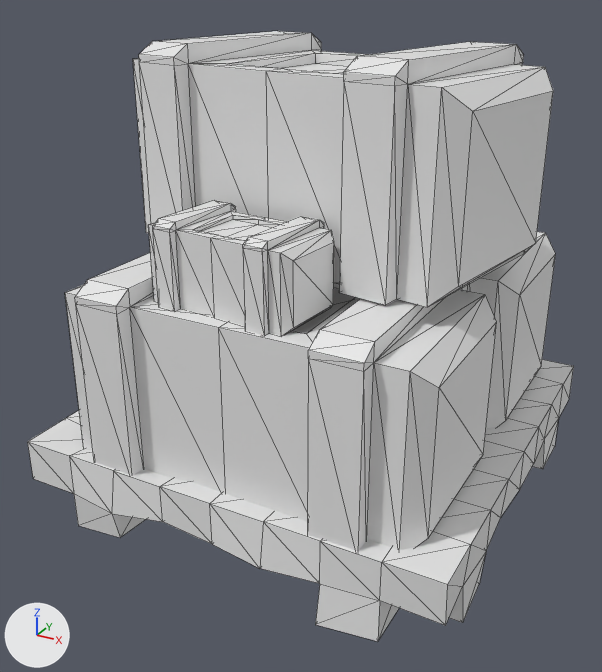
What one commit did to the glTF model models/gunpowder_box.glb.
Before and after are seen from a 50 mm camera at (0.793, -1.558, 0.61) aimed at (-0.021, -0.078, -0.13). The lights are fixed; the arrows at lower left show +X, +Y and +Z. Mesh edges are drawn as thin lines. Where no turn or scale is listed for an object, it has been applied to the vertices.

Before the edit, the objects in view are built like this:
```python
me_cube = bpy.data.meshes.new('Cube')
me_cube.from_pydata(...)  # 80 vertices, 156 faces; spans x -0.393..0.409, y -0.456..0.009, z -0.5..-0.092
me_cube_004 = bpy.data.meshes.new('Cube.004')
me_cube_004.from_pydata(...)  # 218 vertices, 432 faces; spans x -0.482..0.475, y -0.492..0.475, z -0.499..-0.302
me_cube_009 = bpy.data.meshes.new('Cube.009')
me_cube_009.from_pydata(...)  # 80 vertices, 156 faces; spans x -0.393..0.409, y -0.456..0.009, z -0.5..-0.092
me_cube_010 = bpy.data.meshes.new('Cube.010')
me_cube_010.from_pydata(...)  # 80 vertices, 156 faces; spans x -0.414..0.43, y -0.509..0.051, z -0.5..-0.092
me_cube_011 = bpy.data.meshes.new('Cube.011')
me_cube_011.from_pydata(...)  # 80 vertices, 156 faces; spans x -0.159..0.181, y -0.2..0.013, z -0.206..-0.038
ob_cube_001 = bpy.data.objects.new('Cube.001', me_cube_011)
ob_cube_001.location = (-0.029, -0.223, 0.231)
ob_cube_007 = bpy.data.objects.new('Cube.007', me_cube)
ob_cube_007.location = (0.0, -0.013, 0.157)
ob_cube_008 = bpy.data.objects.new('Cube.008', me_cube_009)
ob_cube_008.location = (0.0, 0.464, 0.157)
ob_cube_009 = bpy.data.objects.new('Cube.009', me_cube_010)
ob_cube_009.location = (0.0, 0.221, 0.57)
ob_pallate = bpy.data.objects.new('pallate', me_cube_004)
ob_pallate.location = (0.0, 0.0, 0.0)
```
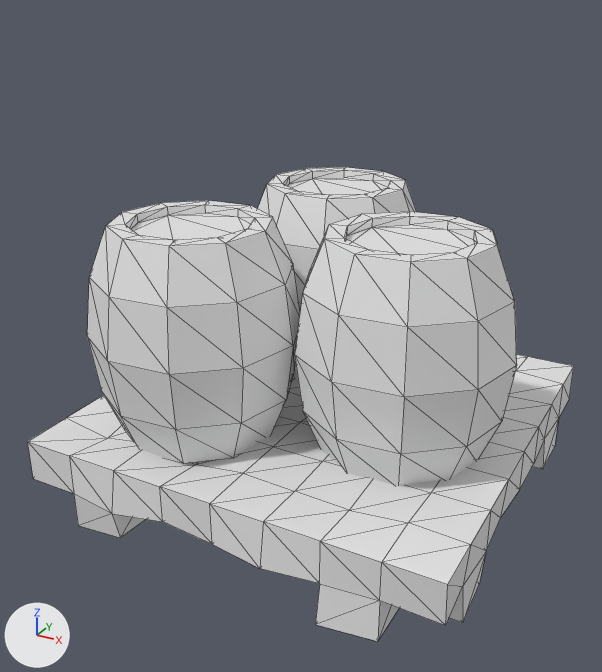
Location of each change, (x1, y1, x2, y2) in pixels of the pictures (602 x 672 px):
'Cube.009', deleted
    before: (133, 31, 553, 307)
'Cube.007', deleted
    before: (65, 253, 496, 552)
'Cylinder', added
    after: (295, 211, 517, 486)
'Cylinder.001', added
    after: (87, 200, 300, 463)
'Cube.001', deleted
    before: (148, 200, 334, 336)
'Cylinder.002', added
    after: (258, 167, 417, 378)
'Cube.008', deleted
    before: (460, 232, 556, 429)

The change, as a diff of the scene's bpy script:
```diff
--- a/models/gunpowder_box.glb.py
+++ b/models/gunpowder_box.glb.py
@@ me_cylinder_002 @@
+me_cylinder_002.from_pydata(...)  # 70 vertices, 136 faces; spans x -0.324..0.135, y 0.017..0.456, z -0.332..0.139
@@ me_cylinder_001 @@
+me_cylinder_001.from_pydata(...)  # 70 vertices, 136 faces; spans x -0.43..0.027, y -0.438..0.008, z -0.332..0.139
@@ me_cylinder @@
+me_cylinder.from_pydata(...)  # 70 vertices, 136 faces; spans x -0.004..0.454, y -0.308..0.138, z -0.332..0.139
@@ ob_cube_007 @@
-ob_cube_007 = bpy.data.objects.new('Cube.007', me_cube)
-ob_cube_007.location = (0.0, -0.013, 0.157)
@@ ob_cube_008 @@
-ob_cube_008 = bpy.data.objects.new('Cube.008', me_cube_009)
-ob_cube_008.location = (0.0, 0.464, 0.157)
@@ ob_cube_009 @@
-ob_cube_009 = bpy.data.objects.new('Cube.009', me_cube_010)
-ob_cube_009.location = (0.0, 0.221, 0.57)
@@ ob_cube_001 @@
-ob_cube_001 = bpy.data.objects.new('Cube.001', me_cube_011)
-ob_cube_001.location = (-0.029, -0.223, 0.231)
@@ ob_cylinder_002 @@
+ob_cylinder_002 = bpy.data.objects.new('Cylinder.002', me_cylinder_002)
+ob_cylinder_002.location = (0.0, 0.0, 0.0)
@@ ob_cylinder_001 @@
+ob_cylinder_001 = bpy.data.objects.new('Cylinder.001', me_cylinder_001)
+ob_cylinder_001.location = (0.0, 0.0, 0.0)
@@ ob_cylinder @@
+ob_cylinder = bpy.data.objects.new('Cylinder', me_cylinder)
+ob_cylinder.location = (0.0, 0.0, 0.0)
```
